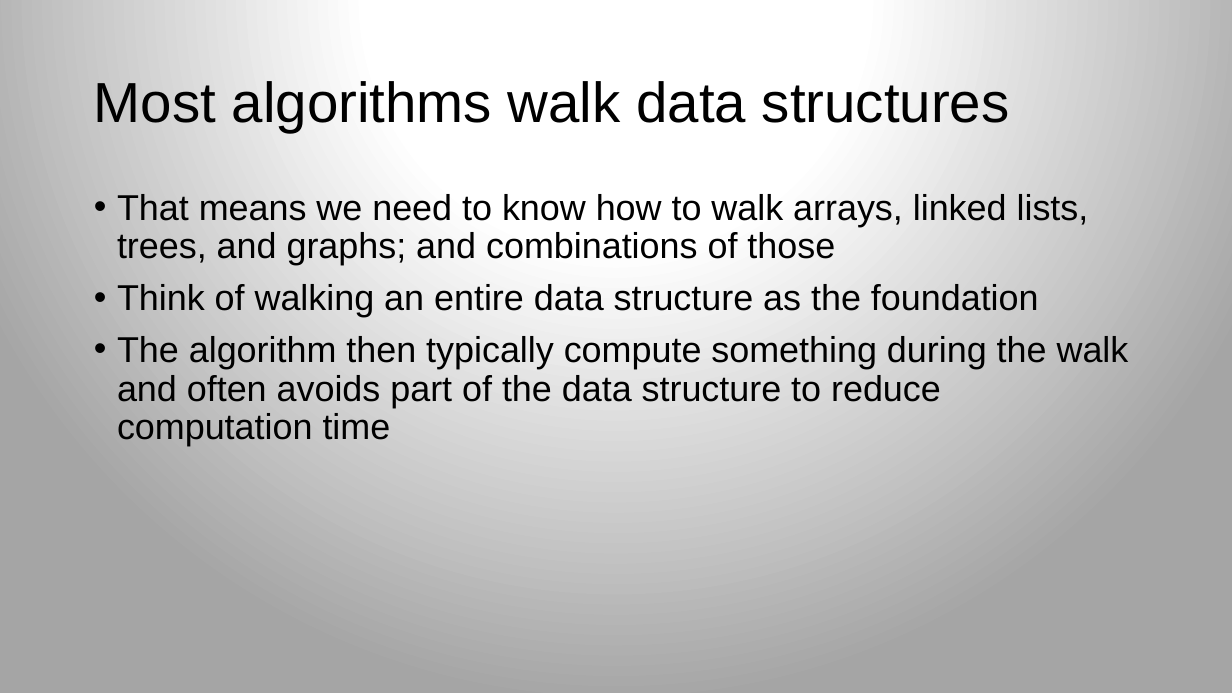
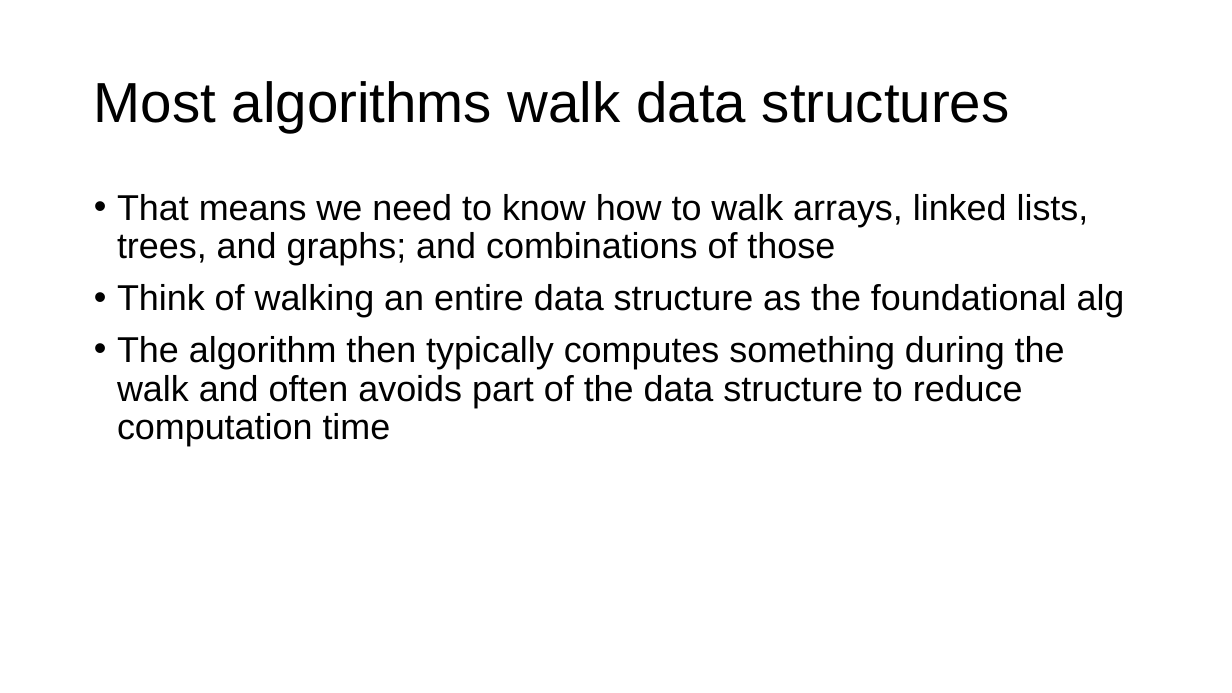
Before and after one commit to parrt/msds689, a slide deck: slide 2 of notes/walking-structures.pptx. Drawn at 1232x693 pixels with LibreOffice and Linux fonts; fonts in the diff are those of the drawing; background and template pictures are left out. Boxes give left, top, right and bottom in pixels: in the first picture for what was removed or moved away, otherwise in the second. Text is boxed around its words. In the diff, an @@ line names an element or a change of style, - is before the commit and + after.

```diff
--- a/notes/walking-structures.pptx
+++ b/notes/walking-structures.pptx
@@ background gradient #FFFFFF to #A5A5A5 to #FFFFFF @@
@@ text at bbox=[117, 284, 1125, 446]: text changed @@
-• Think of walking an entire data structure as the foundation
-• The algorithm then typically compute something during the walk and often avoids part of the data structure to reduce computation time
+• Think of walking an entire data structure as the foundational alg
+• The algorithm then typically computes something during the walk and often avoids part of the data structure to reduce computation time
```
Also in this commit, not shown: 12 other slides changed, 2 slides added, 2 other files.
